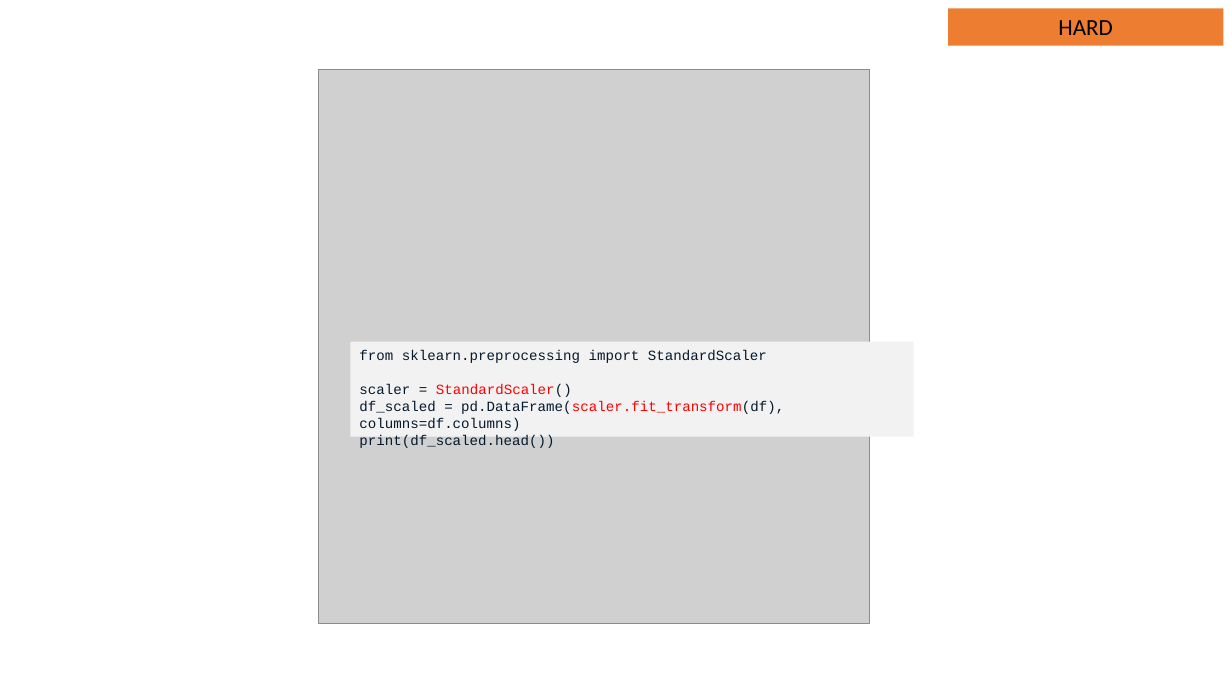
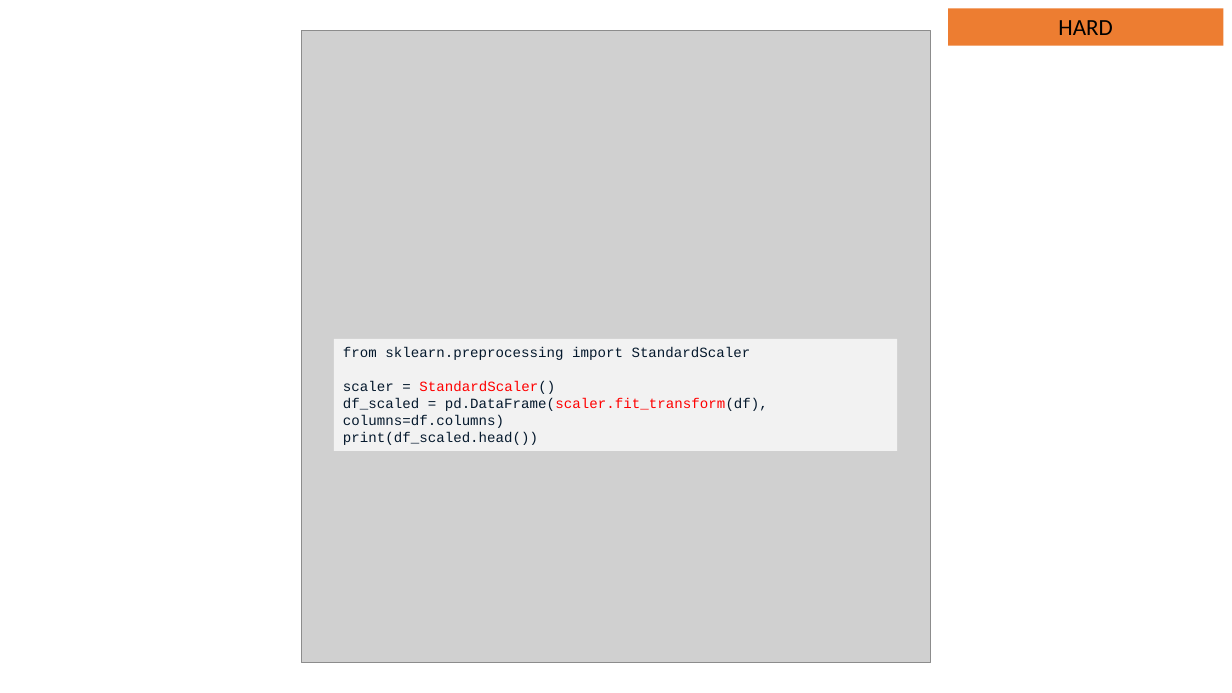
Before and after one commit to JNYH/DataCamp_Assessment, a slide deck: slide 27 of Model_Development.pptx (slide 25 before the commit). Drawn at 1232x693 pixels with LibreOffice and Linux fonts; fonts in the diff are those of the drawing; grey boxes stand for pictures. Boxes give left, top, right and bottom in pixels: in the first picture for what was removed or moved away, otherwise in the second. Text is boxed around its words. In the diff, an @@ line names an element or a change of style, - is before the commit and + after.

```diff
--- a/Model_Development.pptx
+++ b/Model_Development.pptx
@@ picture: place and size @@
-picture at box(319, 70, 871, 624)
+picture at box(301, 30, 932, 663)
@@ rectangle "from sklearn.preprocessing import StandardScaler": place and size @@
-rectangle "from sklearn.preprocessing import StandardScaler" at box(350, 342, 914, 437)
+rectangle "from sklearn.preprocessing import StandardScaler" at box(334, 339, 897, 451)
```
Also in this commit, not shown: 8 other slides changed, 5 slides added, 1 slide removed.
